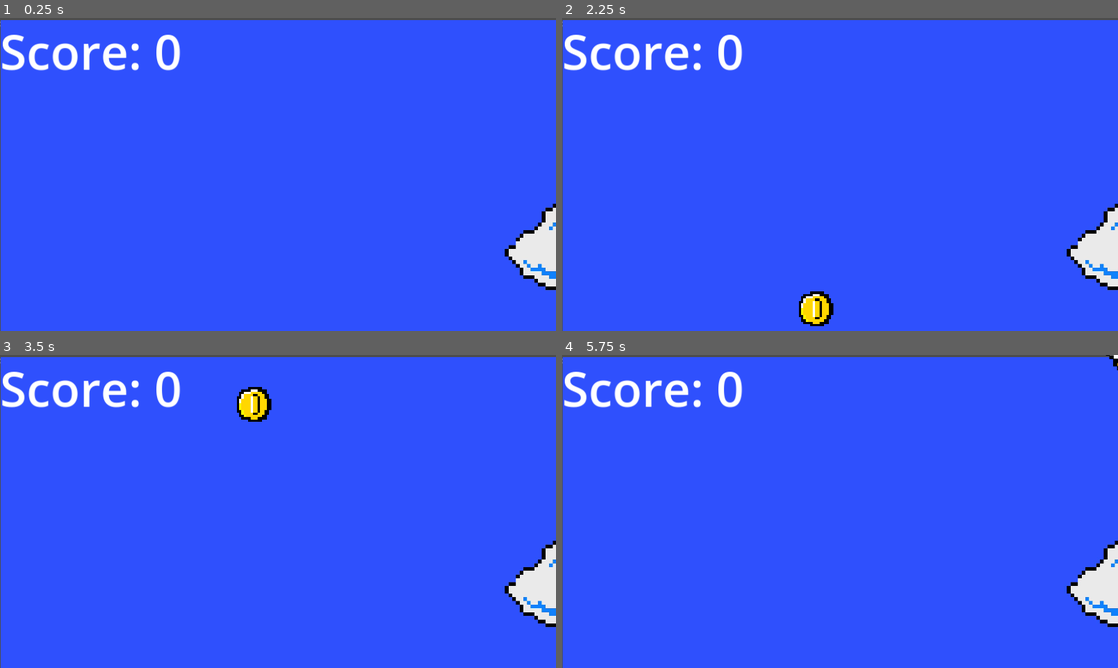
Above: before the commit, frames 1-4 (two rows, left to right).
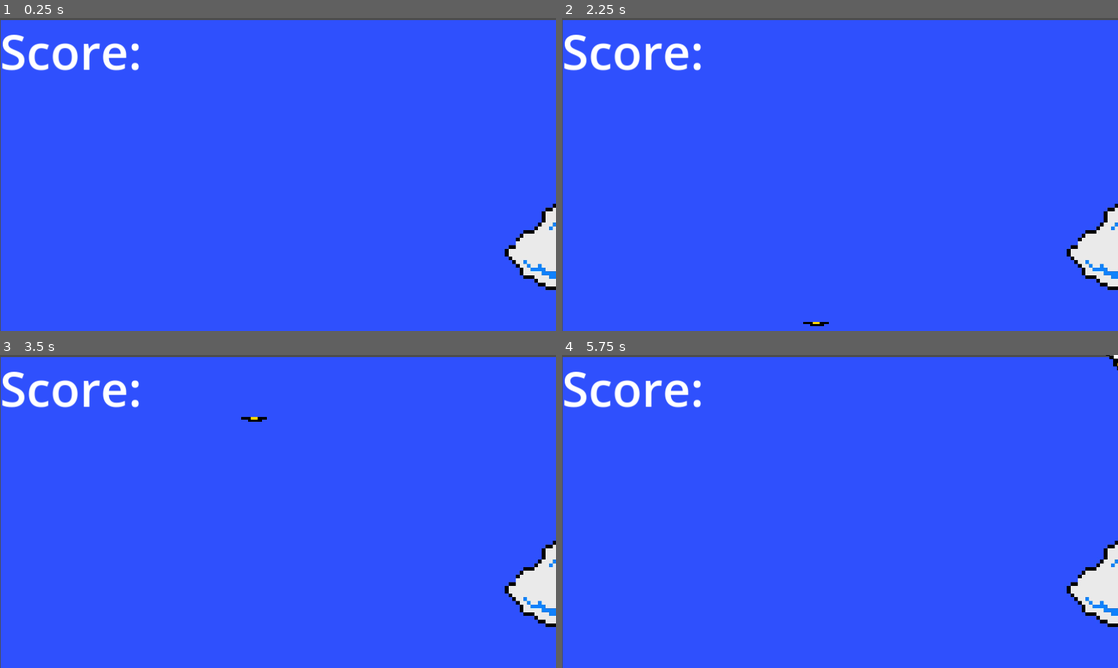
Above: after the commit, the same moments.

Repository: lemonpeppereel/Midyear-Project
Game: Godot game, scene res://MarioGame.tscn
Same seed, same stepped clock (60 frames per second), same inputs: the game is played once before the commit and once after it. This scene is started directly instead of the project's main scene.
Inputs:
- Up to frame 1 (0.25 s): no input
- Up to frame 2 (2.25 s): tap Enter at 0.5, 2 s; hold Up (ui_up) 0.53-2.03 s; tap Space at 1.25 s; hold Left (ui_left) from 2.03 s (still down)
- Up to frame 3 (3.5 s): keep holding Left (ui_left)
- Up to frame 4 (5.75 s): release Left (ui_left) at 3.53 s; hold Down (ui_down) 3.53-4.28 s; tap Space at 4.25 s; hold Right (ui_right) 4.28-5.03 s; tap Enter at 5 s; hold Up (ui_up) from 5.03 s (still down)

The runs differ from the first frame. In frame 1, 0.3% of the frame differs, in the area x 0-33%, y 1-17%; in frame 2, 0.8%, in the area x 0-49%, y 1-98%; in frame 3, 0.8%; in frame 4, 0.3%.

Commit message:
tried to fix score (again)

Diff:
--- a/Coin.gd
+++ b/Coin.gd
@@ -3,15 +3,20 @@
 @export var speed = 400
 @onready var animations = $Coinani
 
+var score := 0:
+	set(value):
+		score = value
+		Marioscorecount.value = score
+
 func _physics_process(delta):
 	global_position.y += -speed * delta
-	coinshot()
+	#coinshot()
 
-func coinshot():
-	if Input.is_action_just_pressed("ui_up"):
-		animations.play("coinanimation")
+#func coinshot():
+	#if Input.is_action_just_pressed("ui_up"):
+		#animations.play("coinanimation")
 
 func _on_area_entered(area):
 	area.queue_free()
-	MarioScore.score += 10;
+	score += 10;
 	Marioscorecount.updatescore()
--- a/marioscorecount.gd
+++ b/marioscorecount.gd
@@ -1,12 +1,8 @@
 extends Label
 
-
-func _ready():
-	text = "Score: " + str(MarioScore.score)
-
-func updatescore():
-	text = "Score: " + str(MarioScore.score)
-	print(MarioScore.score)
+var value = 0:
+	set(value):
+		text = "Score: " + str(value)
 
 # Called every frame. 'delta' is the elapsed time since the previous frame.
 func _process(delta):
--- a/project.godot
+++ b/project.godot
@@ -19,6 +19,7 @@
 
 MarioScore="*res://MarioScore.gd"
 Marioscorecount="*res://marioscorecount.gd"
+Coin="*res://Coin.gd"
 
 [display]
 
